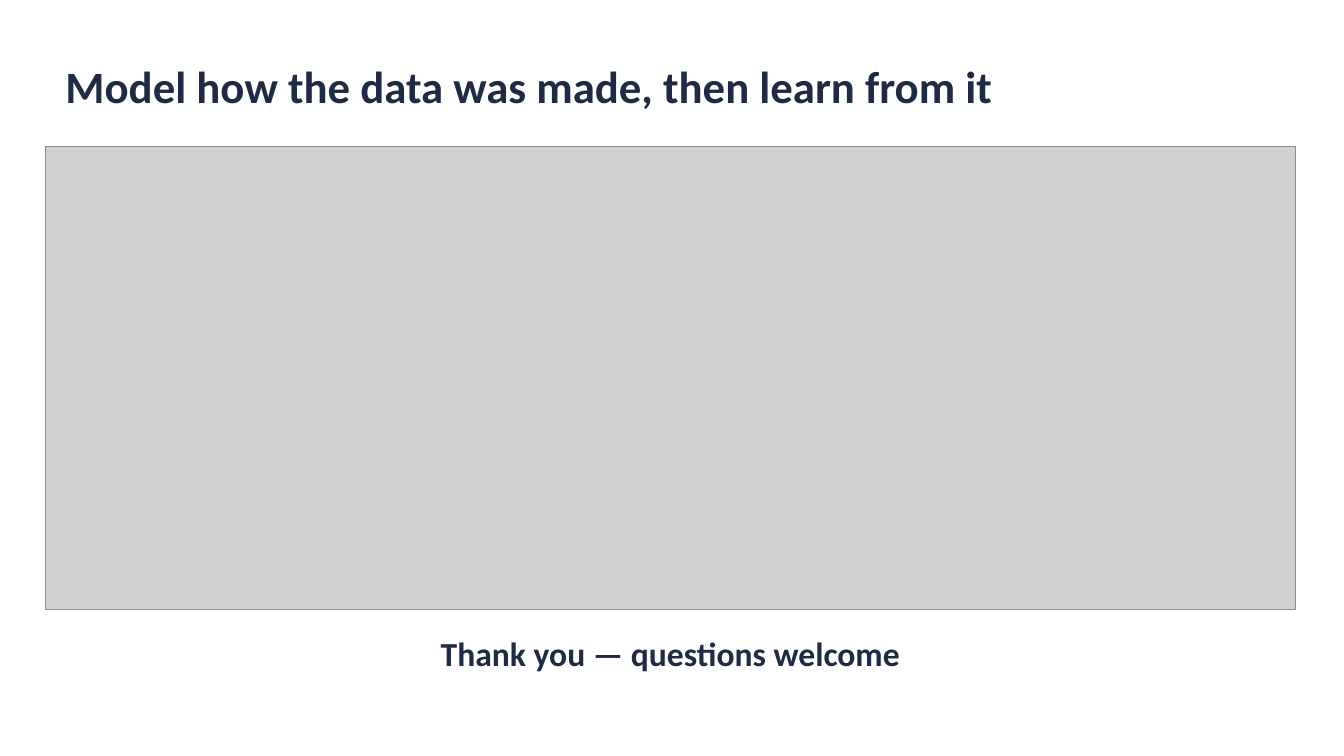
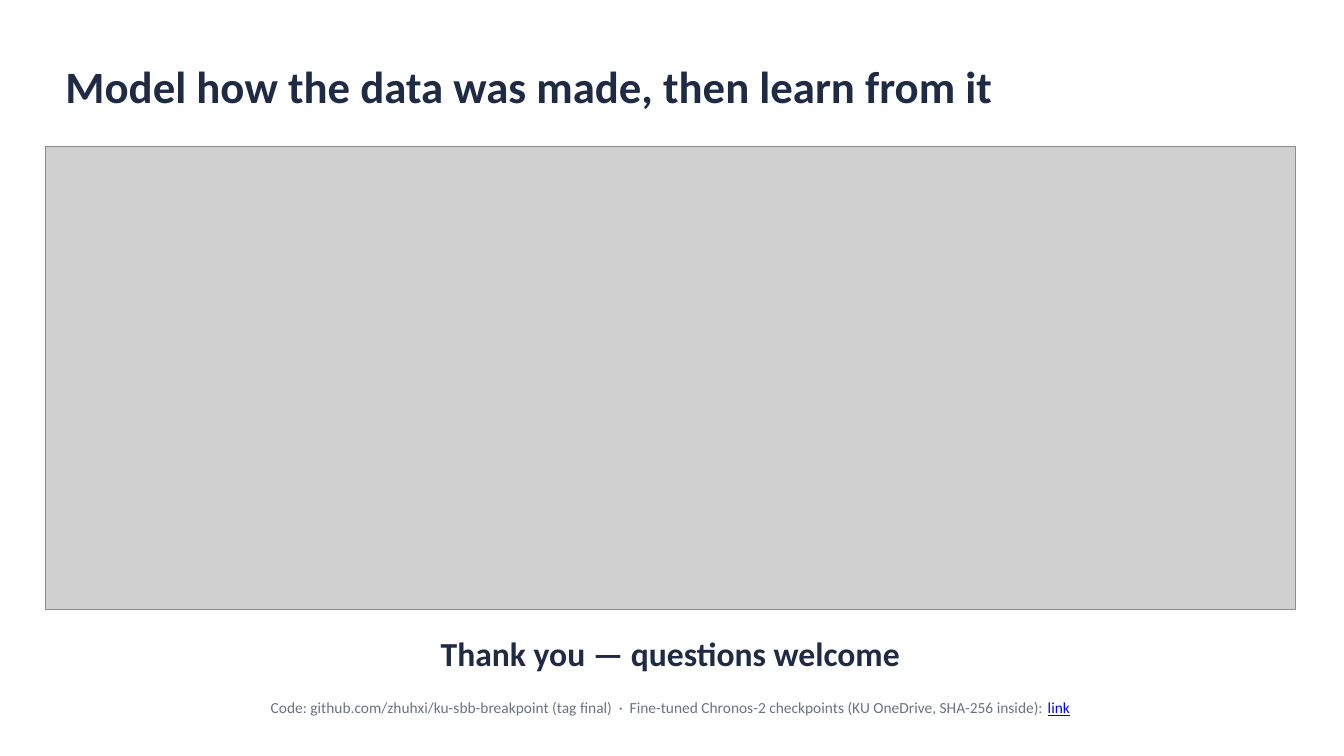
Before and after one commit to zhuhxi/ku-sbb-breakpoint, a slide deck: slide 9 of slides/BreakPoint_final.pptx. Drawn at 1344x756 pixels with LibreOffice and Linux fonts; fonts in the diff are those of the drawing; grey boxes stand for pictures. Boxes give left, top, right and bottom in pixels: in the first picture for what was removed or moved away, otherwise in the second. Text is boxed around its words. In the diff, an @@ line names an element or a change of style, - is before the commit and + after.

```diff
--- a/slides/BreakPoint_final.pptx
+++ b/slides/BreakPoint_final.pptx
@@ text added at <box>271,702,1070,716</box>, 11 pt, text #6B7280 @@
+Code: github.com/zhuhxi/ku-sbb-breakpoint (tag final) · Fine-tuned Chronos-2 checkpoints (KU OneDrive, SHA-256 inside): link
```
Also in this commit, not shown: 3 other files.
